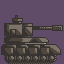
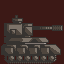
Two versions of the same layered image (64 x 64). Layer-by-layer changes:
renamed "Layer" to "Pasted Layer", painted on it over (x1=33, y1=25, x2=61, y2=31)
painted on "Background" over (x1=0, y1=0, x2=64, y2=64)
